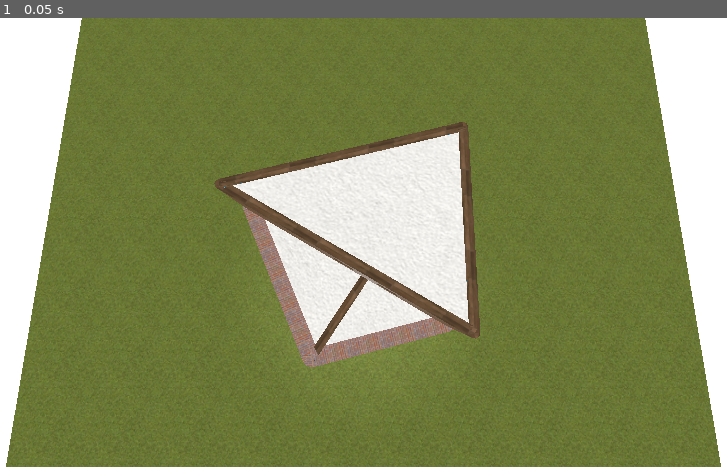
Above: before the commit, frame 1.
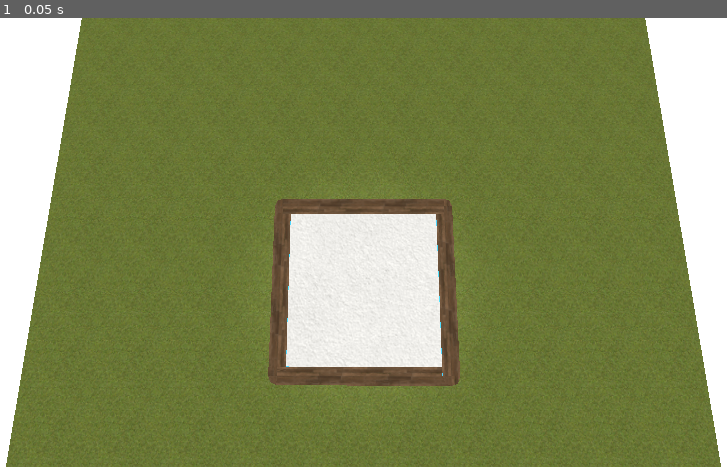
Above: after the commit, the same moment.

Repository: NitroxNova/Go.Build
Game: Godot game, scene res://main.tscn
The game is run twice, just before and just after one commit, with the same random seed, the same clock (stepped at 60 frames per second) and the same inputs.
Inputs:
- Up to frame 1 (0.05 s): no input

The runs differ from the first frame. In frame 1, 11% of the frame differs, in the area x 29-67%, y 23-82%.
Error in both runs: Cannot call method 'get_children' on a null value. (res://main.gd:30)

Commit message:
set pillar position from editor

Diff:
--- a/Blueprints/1_story_wooden.tres
+++ b/Blueprints/1_story_wooden.tres
@@ -45,7 +45,7 @@
 
 [sub_resource type="Resource" id="Resource_uqchc"]
 script = ExtResource("2_rlphy")
-position = Vector3(-5, 0, 5)
+position = Vector3(-4.94248, -0.0532467, 4.952)
 height = 5.0
 width = 1.0
 material = ExtResource("4_q811r")
--- a/House/Pillar/pillar.gd
+++ b/House/Pillar/pillar.gd
@@ -1,5 +1,10 @@
 @tool
 extends Node3D
+var pillar_id : int
+signal transform_changed
+
+func _ready():
+	set_notify_transform(true)
 
 func set_height(height:float):
 	$Mesh.height = height
@@ -10,3 +15,7 @@
 
 func set_width(width:float):
 	$Mesh.radius = width / 2
+
+func _notification(notification:int):
+	if(notification == NOTIFICATION_TRANSFORM_CHANGED):
+		transform_changed.emit(pillar_id,position)
--- a/main.gd
+++ b/main.gd
@@ -17,10 +17,10 @@
 	build()
 
 func build():
-	if is_inside_tree():
+	if is_inside_tree() and not Input.is_mouse_button_pressed(MOUSE_BUTTON_LEFT):
 		clean_house()
-		for p in house_config.pillars:
-			build_pillar(p)
+		for p_id in house_config.pillars.size():
+			build_pillar(p_id)
 		for w in house_config.walls:
 			build_wall(w)
 		for f in house_config.floors:
@@ -34,13 +34,20 @@
 	for child in $House.get_children():
 		child.queue_free()
 
-func build_pillar(p_config):
+func build_pillar(p_id:int):
 	var pillar = pillar_scene.instantiate()
+	pillar.pillar_id = p_id
+	var p_config:Pillar_Config = house_config.pillars[p_id]
 	pillar.set_position(p_config.position)
 	pillar.set_height(p_config.height)
 	pillar.set_width(p_config.width)
 	pillar.set_material(p_config.material)
 	$House.add_child(pillar)
+	pillar.transform_changed.connect(pillar_transform_changed)
+
+func pillar_transform_changed(pillar_id:int,pos:Vector3):
+	#print("pillar transform change " + str(pillar_id))
+	house_config.pillars[pillar_id].position = pos
 
 func build_wall(wall_config:Wall_Config):
 	var wall = wall_scene.instantiate()
--- a/main.tscn
+++ b/main.tscn
@@ -1,13 +1,12 @@
-[gd_scene load_steps=12 format=3 uid="uid://bkpvb33dmrm0j"]
+[gd_scene load_steps=11 format=3 uid="uid://bkpvb33dmrm0j"]
 
 [ext_resource type="Script" path="res://main.gd" id="1_3q6pv"]
 [ext_resource type="Material" uid="uid://l2jolkvknn8b" path="res://Material/Grass/material_3d.tres" id="1_ftb8n"]
-[ext_resource type="Resource" uid="uid://b7ujqot6l8ijp" path="res://Blueprints/2_story_brick.tres" id="2_5b1c5"]
+[ext_resource type="Resource" uid="uid://dkj4jal2ug7rh" path="res://Blueprints/1_story_wooden.tres" id="2_y8u0a"]
 [ext_resource type="PackedScene" uid="uid://b2cgg0gehx5sy" path="res://House/Pillar/pillar.tscn" id="4_fhtln"]
 [ext_resource type="Script" path="res://House/Pillar/pillar.gd" id="5_8hnxr"]
 [ext_resource type="PackedScene" uid="uid://dnwereidlvrc8" path="res://House/Wall/wall.tscn" id="6_tsp63"]
 [ext_resource type="Script" path="res://House/Wall/wall.gd" id="7_pyeh0"]
-[ext_resource type="Material" uid="uid://wb7b12htur4g" path="res://Material/Planks/material_3d.tres" id="8_bq6fh"]
 [ext_resource type="Material" uid="uid://dcjxc15k81xrl" path="res://Material/Bricks/material_3d.tres" id="9_q7pkc"]
 [ext_resource type="Material" uid="uid://cr0pyia4tfjfo" path="res://Material/Stucco/white_stucco.tres" id="10_lfyxc"]
 
@@ -15,8 +14,9 @@
 background_energy_multiplier = 16.0
 
 [node name="Main" type="Node3D"]
+transform = Transform3D(1, 0, 0, 0, 1, 0, 0, 0, 1, 0.226522, -0.180775, -0.00744724)
 script = ExtResource("1_3q6pv")
-house_config = ExtResource("2_5b1c5")
+house_config = ExtResource("2_y8u0a")
 
 [node name="Grass" type="CSGBox3D" parent="."]
 transform = Transform3D(1, 0, 0, 0, 1, 0, 0, 0, 1, 0, -0.5, 0)
@@ -25,93 +25,47 @@
 
 [node name="House" type="Node3D" parent="."]
 
-[node name="@Node3D@25955" type="Node3D" parent="House" instance=ExtResource("4_fhtln")]
-transform = Transform3D(1, 0, 0, 0, 1, 0, 0, 0, 1, 5, 0, 2)
+[node name="@Node3D@39268" type="Node3D" parent="House" instance=ExtResource("4_fhtln")]
+transform = Transform3D(1, 0, 0, 0, 1, 0, 0, 0, 1, 5, 0, 5)
 script = ExtResource("5_8hnxr")
 
-[node name="@Node3D@25956" type="Node3D" parent="House" instance=ExtResource("4_fhtln")]
-transform = Transform3D(1, 0, 0, 0, 1, 0, 0, 0, 1, 5, 0, -8)
+[node name="@Node3D@39269" type="Node3D" parent="House" instance=ExtResource("4_fhtln")]
+transform = Transform3D(1, 0, 0, 0, 1, 0, 0, 0, 1, 5, 0, -5)
 script = ExtResource("5_8hnxr")
 
-[node name="@Node3D@25957" type="Node3D" parent="House" instance=ExtResource("4_fhtln")]
-transform = Transform3D(1, 0, 0, 0, 1, 0, 0, 0, 1, -7, 0, -5)
+[node name="@Node3D@39270" type="Node3D" parent="House" instance=ExtResource("4_fhtln")]
+transform = Transform3D(1, 0, 0, 0, 1, 0, 0, 0, 1, -5, 0, -5)
 script = ExtResource("5_8hnxr")
 
-[node name="@Node3D@25958" type="Node3D" parent="House" instance=ExtResource("4_fhtln")]
-transform = Transform3D(1, 0, 0, 0, 1, 0, 0, 0, 1, -3, 0, 4)
+[node name="@Node3D@39271" type="Node3D" parent="House" instance=ExtResource("4_fhtln")]
+transform = Transform3D(1, 0, 0, 0, 1, 0, 0, 0, 1, -4.94248, -0.0532467, 4.952)
 script = ExtResource("5_8hnxr")
 
-[node name="@Node3D@25959" type="Node3D" parent="House" instance=ExtResource("4_fhtln")]
-transform = Transform3D(1, 0, 0, 0, 1, 0, 0, 0, 1, 5, 5, 2)
-script = ExtResource("5_8hnxr")
-
-[node name="@Node3D@25960" type="Node3D" parent="House" instance=ExtResource("4_fhtln")]
-transform = Transform3D(1, 0, 0, 0, 1, 0, 0, 0, 1, 5, 5, -8)
-script = ExtResource("5_8hnxr")
-
-[node name="@Node3D@25961" type="Node3D" parent="House" instance=ExtResource("4_fhtln")]
-transform = Transform3D(1, 0, 0, 0, 1, 0, 0, 0, 1, -7, 5, -5)
-script = ExtResource("5_8hnxr")
-
-[node name="@CSGCombiner3D@25964" type="CSGCombiner3D" parent="House" instance=ExtResource("6_tsp63")]
-transform = Transform3D(-1, 0, -8.74228e-08, 0, 1, 0, 8.74228e-08, 0, -1, 5, 0, -3)
+[node name="@CSGCombiner3D@39272" type="CSGCombiner3D" parent="House" instance=ExtResource("6_tsp63")]
+transform = Transform3D(-1, 0, -8.74228e-08, 0, 1, 0, 8.74228e-08, 0, -1, 5, 0, 0)
 script = ExtResource("7_pyeh0")
 
-[node name="@CSGCombiner3D@25965" type="CSGCombiner3D" parent="House" instance=ExtResource("6_tsp63")]
-transform = Transform3D(0.242535, 0, -0.970143, 0, 1, 0, 0.970143, 0, 0.242535, -1, 0, -6.5)
+[node name="@CSGCombiner3D@39273" type="CSGCombiner3D" parent="House" instance=ExtResource("6_tsp63")]
+transform = Transform3D(1.19249e-08, 0, -1, 0, 1, 0, 1, 0, 1.19249e-08, 0, 0, -5)
 script = ExtResource("7_pyeh0")
 
-[node name="@CSGCombiner3D@25966" type="CSGCombiner3D" parent="House" instance=ExtResource("6_tsp63")]
-transform = Transform3D(0.913812, 0, 0.406138, 0, 1, 0, -0.406138, 0, 0.913812, -5, 0, -0.5)
+[node name="@CSGCombiner3D@39274" type="CSGCombiner3D" parent="House" instance=ExtResource("6_tsp63")]
+transform = Transform3D(0.999969, 0, 0.00787574, 0, 1, 0, -0.00787574, 0, 0.999969, -4.97124, -0.0266234, -0.0239999)
 script = ExtResource("7_pyeh0")
 
-[node name="@CSGCombiner3D@25967" type="CSGCombiner3D" parent="House" instance=ExtResource("6_tsp63")]
-transform = Transform3D(-0.242536, 0, 0.970143, 0, 1, 0, -0.970143, 0, -0.242536, 1, 0, 3)
+[node name="@CSGCombiner3D@39277" type="CSGCombiner3D" parent="House" instance=ExtResource("6_tsp63")]
+transform = Transform3D(0.00482768, 0, 0.999988, 0, 1, 0, -0.999988, 0, 0.00482768, 0.0287597, -0.0266234, 4.976)
 script = ExtResource("7_pyeh0")
 
-[node name="@CSGCombiner3D@25968" type="CSGCombiner3D" parent="House" instance=ExtResource("6_tsp63")]
-transform = Transform3D(0.83205, 0, -0.5547, 0, 1, 0, 0.5547, 0, 0.83205, 1, 0, -2)
-script = ExtResource("7_pyeh0")
-
-[node name="@CSGCombiner3D@25969" type="CSGCombiner3D" parent="House" instance=ExtResource("6_tsp63")]
-transform = Transform3D(-1, 0, -8.74228e-08, 0, 1, 0, 8.74228e-08, 0, -1, 5, 5, -3)
-script = ExtResource("7_pyeh0")
-
-[node name="@CSGCombiner3D@25974" type="CSGCombiner3D" parent="House" instance=ExtResource("6_tsp63")]
-transform = Transform3D(0.242535, 0, -0.970143, 0, 1, 0, 0.970143, 0, 0.242535, -1, 5, -6.5)
-script = ExtResource("7_pyeh0")
-
-[node name="@CSGCombiner3D@25977" type="CSGCombiner3D" parent="House" instance=ExtResource("6_tsp63")]
-transform = Transform3D(0.503871, 0, 0.863779, 0, 1, 0, -0.863779, 0, 0.503871, -1, 5, -1.5)
-script = ExtResource("7_pyeh0")
-
-[node name="@CSGPolygon3D@25978" type="CSGPolygon3D" parent="House"]
+[node name="@CSGPolygon3D@39278" type="CSGPolygon3D" parent="House"]
 transform = Transform3D(1, 0, 0, 0, -4.37114e-08, -1, 0, 1, -4.37114e-08, 0, 0, 0)
-polygon = PackedVector2Array(5, 2, 5, -8, -3, 4)
-depth = 0.1
-material = ExtResource("8_bq6fh")
-
-[node name="@CSGPolygon3D@25979" type="CSGPolygon3D" parent="House"]
-transform = Transform3D(1, 0, 0, 0, -4.37114e-08, -1, 0, 1, -4.37114e-08, 0, 0, 0)
-polygon = PackedVector2Array(5, -8, -7, -5, -3, 4)
+polygon = PackedVector2Array(5, 5, 5, -5, -5, -5, -4.94248, 4.952)
 depth = 0.1
 material = ExtResource("9_q7pkc")
 
-[node name="@CSGPolygon3D@25980" type="CSGPolygon3D" parent="House"]
-transform = Transform3D(1, 0, 0, 0, -4.37114e-08, -1, 0, 1, -4.37114e-08, 0, 5, 0)
-polygon = PackedVector2Array(5, 2, 5, -8, -7, -5)
-depth = 0.1
-material = ExtResource("8_bq6fh")
-
-[node name="@CSGPolygon3D@25981" type="CSGPolygon3D" parent="House"]
-transform = Transform3D(1, 0, 0, 0, -4.37114e-08, -1, 0, 1, -4.37114e-08, 0, 4.899, 0)
-polygon = PackedVector2Array(5, 2, 5, -8, -7, -5, -3, 4)
-depth = 0.1
-material = ExtResource("10_lfyxc")
-
-[node name="@CSGPolygon3D@25982" type="CSGPolygon3D" parent="House"]
-transform = Transform3D(1, 0, 0, 0, -4.37114e-08, -1, 0, 1, -4.37114e-08, 0, 8.899, 0)
-polygon = PackedVector2Array(5, 2, 5, -8, -7, -5)
+[node name="@CSGPolygon3D@39279" type="CSGPolygon3D" parent="House"]
+transform = Transform3D(1, 0, 0, 0, -4.37114e-08, -1, 0, 1, -4.37114e-08, 0, 4.84575, 0)
+polygon = PackedVector2Array(5, 5, 5, -5, -5, -5, -4.94248, 4.952)
 depth = 0.1
 material = ExtResource("10_lfyxc")
 
